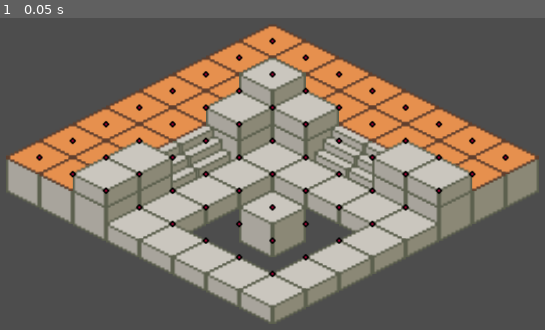
Above: before the commit, frame 1.
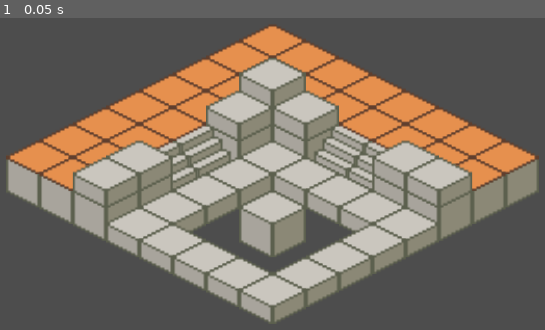
Above: after the commit, the same moment.

Repository: SomeonetookVeracles/Outdeviled
Game: Godot game, scene res://main.tscn
Two runs of this game, one before a commit and one after it. Both use one fixed random seed, a clock stepped at 60 frames per second and the inputs below.
Inputs:
- Up to frame 1 (0.05 s): no input

The runs differ from the first frame. In frame 1, 1.3% of the frame differs, in the area x 6-94%, y 6-84%.

Commit message:
Week 2 init commit

Diff:
--- a/main.tscn
+++ b/main.tscn
@@ -82,4 +82,5 @@
 script = ExtResource("2_0xm2m")
 tile_size = Vector2(32, 16)
 grid_offset = Vector2(0, -56)
+show_debug_points = false
 icon_texture = ExtResource("3_h2yge")
Binary file added: Screenshots/Screenshot 2025-06-23 004215.png
